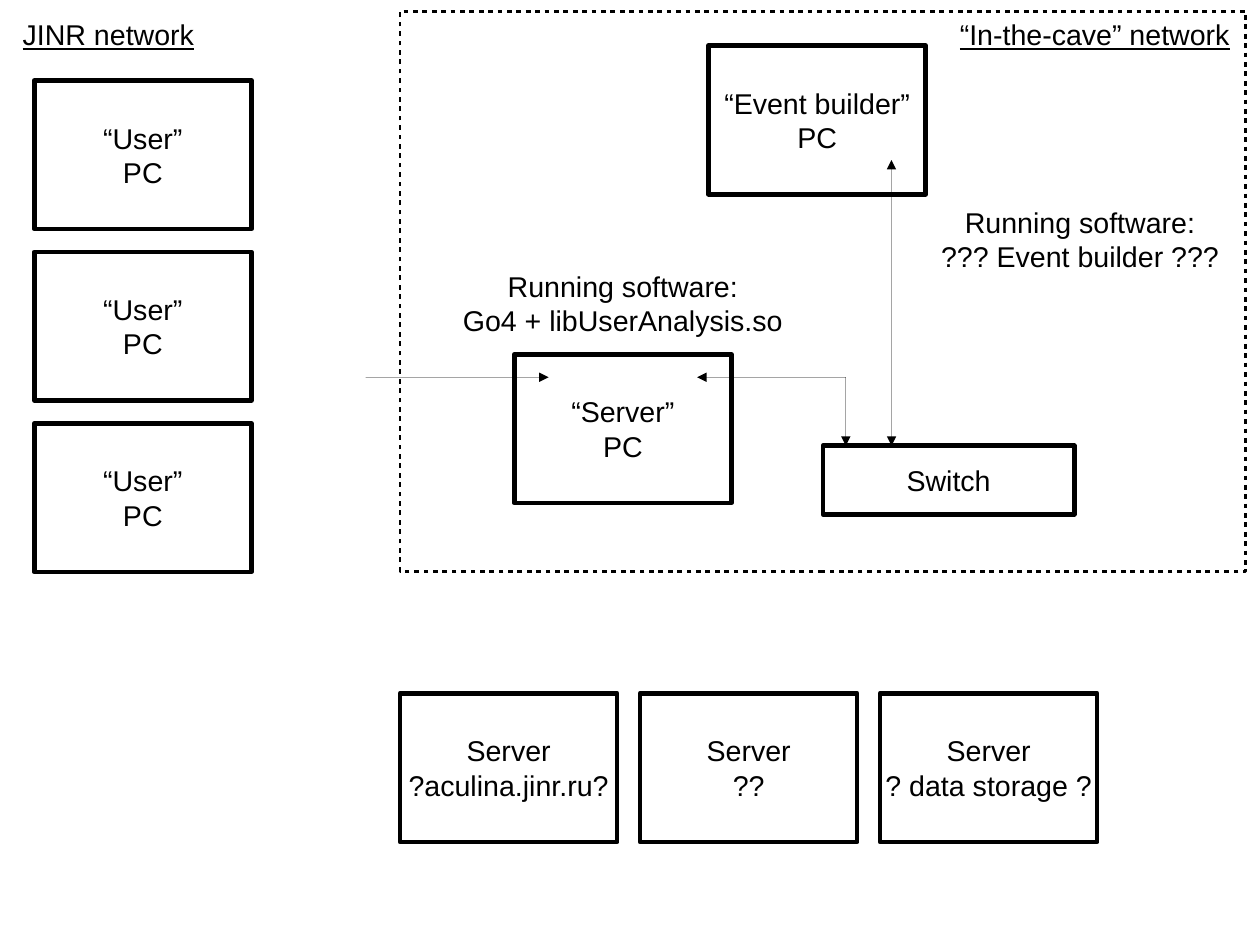
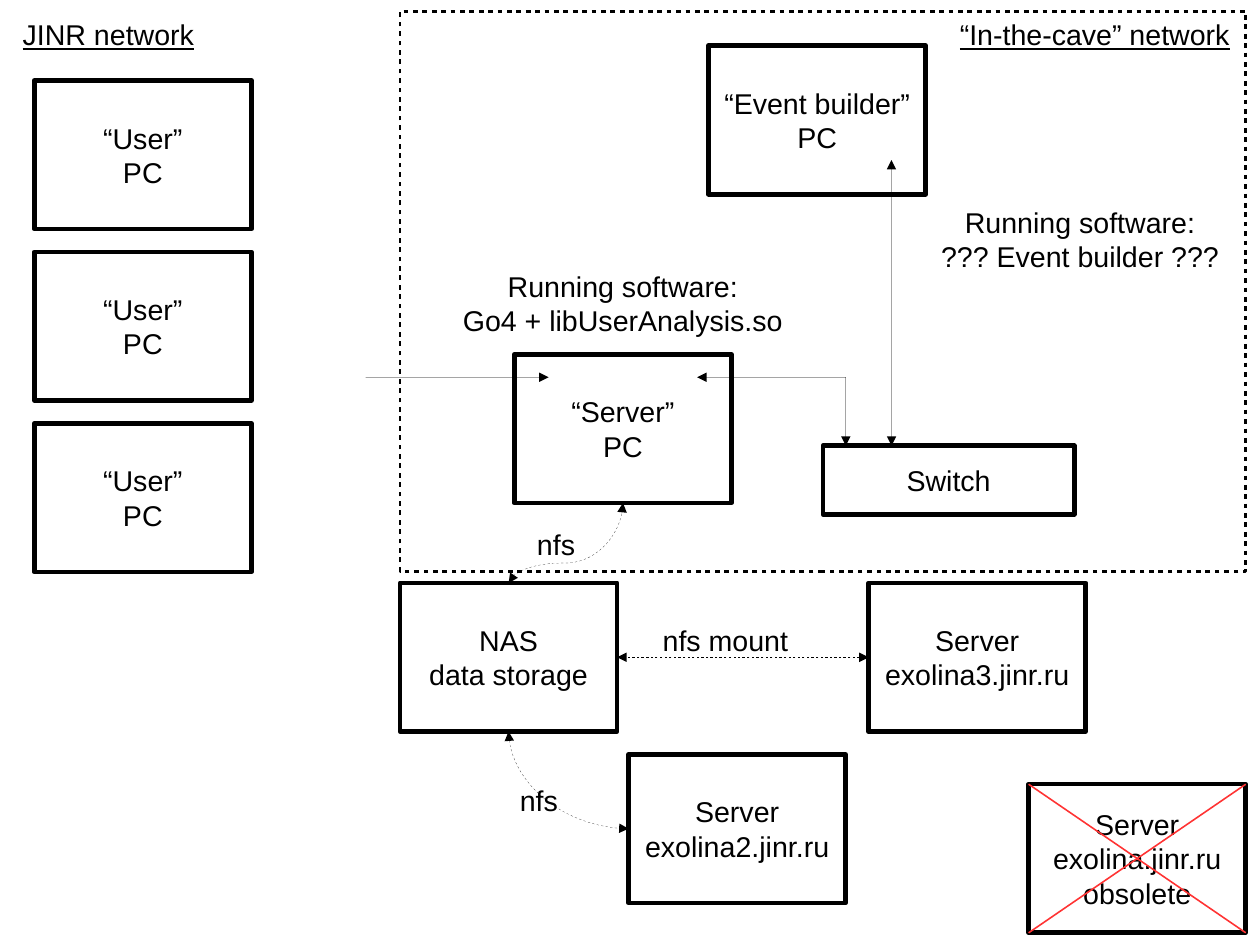
Before and after one commit to evovch/Useful, a slide deck: slide 2 of go4_5H_processor/docu/ACCULINNA_DAQ.odp. Drawn at 1260x945 pixels with LibreOffice and Linux fonts; fonts in the diff are those of the drawing. Boxes give left, top, right and bottom in pixels: in the first picture for what was removed or moved away, otherwise in the second. Text is boxed around its words. In the diff, an @@ line names an element or a change of style, - is before the commit and + after.

```diff
--- a/go4_5H_processor/docu/ACCULINNA_DAQ.odp
+++ b/go4_5H_processor/docu/ACCULINNA_DAQ.odp
@@ curved double arrow added from (509, 583) to (623, 503), #000000 0 pt @@
@@ text added at [537, 534, 575, 556], 18 pt, text #000000 @@
+nfs
@@ rectangle added at [400, 583, 617, 732], outline #000000 2.89 pt, 18 pt, text #000000 @@
+NAS
+data storage
@@ rectangle "Server": place and size @@
-rectangle "Server" at [880, 694, 1098, 843]
+rectangle "Server" at [869, 583, 1086, 732]
@@ curved double arrow added from (869, 657) to (617, 657), #000000 0 pt @@
@@ text added at [663, 630, 788, 652], 18 pt, text #000000 @@
+nfs mount
@@ text in rectangle at [885, 664, 1069, 691]: text changed @@
-? data storage ?
+exolina3.jinr.ru
@@ curved double arrow added from (509, 732) to (629, 829), #000000 0 pt @@
@@ rectangle "Server": place and size @@
-rectangle "Server" at [640, 694, 858, 843]
+rectangle "Server" at [629, 755, 846, 903]
@@ text added at [520, 789, 558, 812], 18 pt, text #000000 @@
+nfs
@@ rectangle "Server": place and size @@
-rectangle "Server" at [400, 694, 617, 843]
+rectangle "Server" at [1029, 784, 1246, 933]
@@ line added from (1246, 784) to (1029, 933), #FF3333 0.99 pt @@
@@ line added from (1029, 784) to (1246, 933), #FF3333 0.99 pt @@
@@ text in rectangle at [645, 836, 829, 862]: text changed @@
-??
+exolina2.jinr.ru
@@ text in rectangle at [1053, 847, 1221, 905]: text changed @@
-?aculina.jinr.ru?
+exolina.jinr.ru
+obsolete
```
Also in this commit, not shown: 3 other slides changed, 2 slides added, 3 other files.
